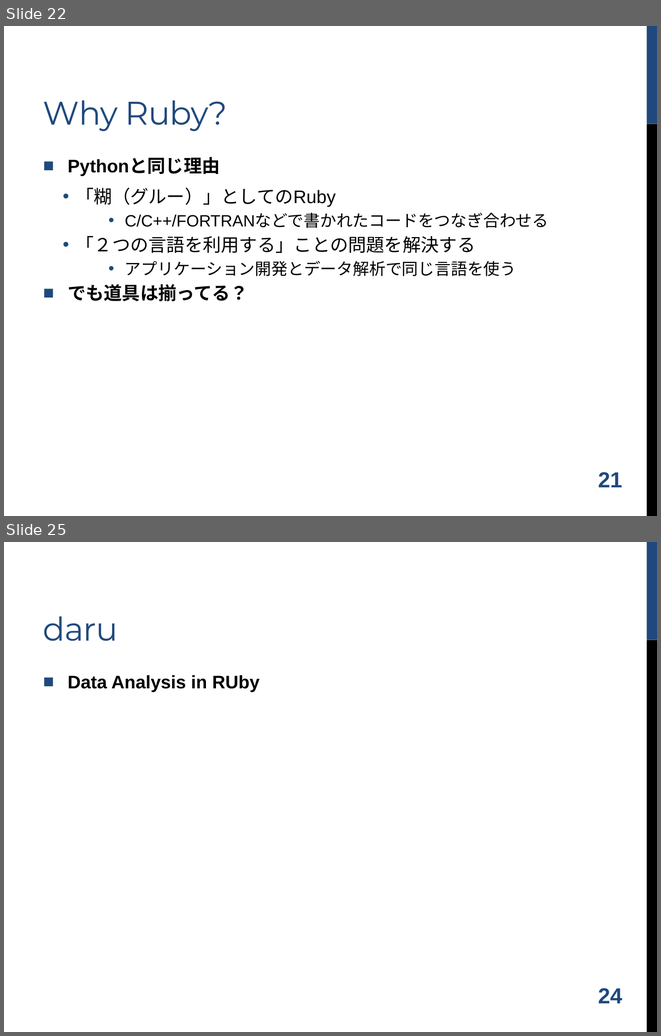
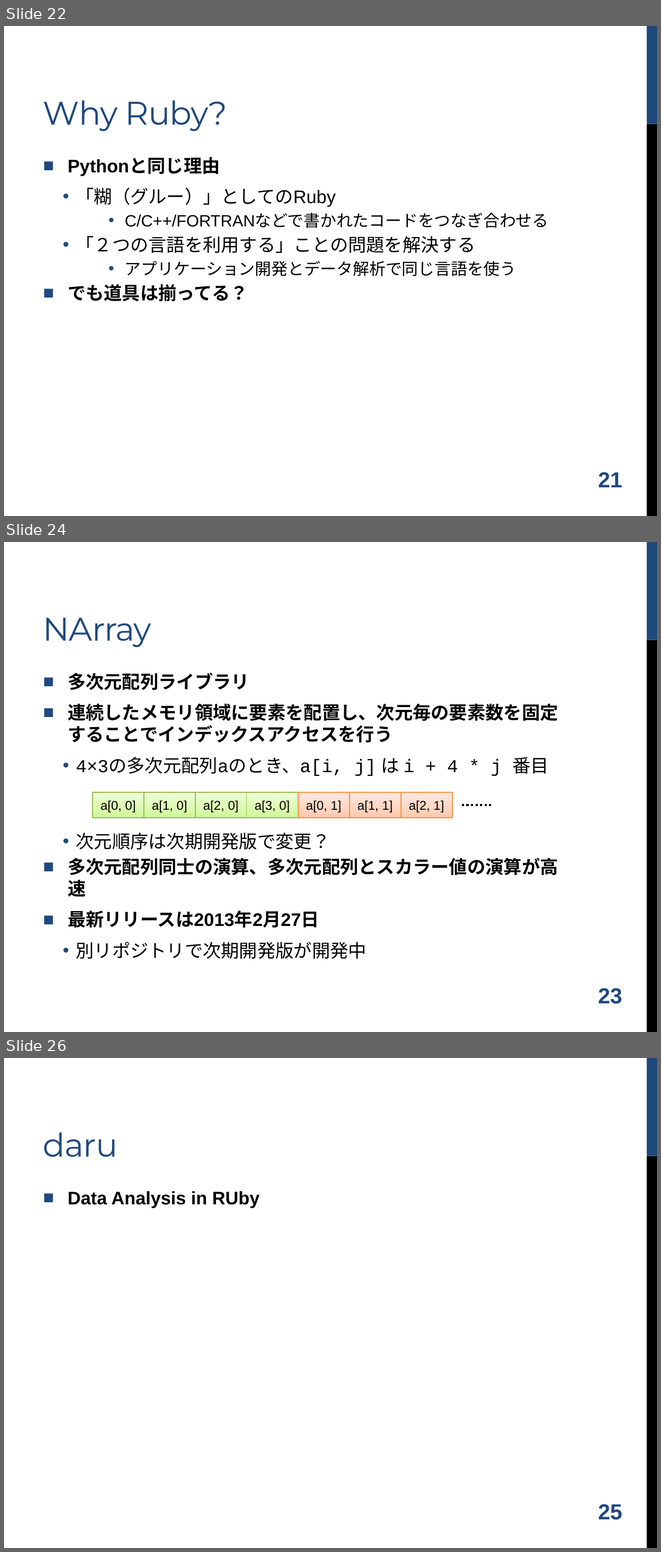
Before and after one commit to shugo/DCW2016, a slide deck: ruby_data_analysis.pptx. Shown one above the other, each under a label of ours: slides 22 and 25 before the commit, slides 22, 24 and 26 after it; the slides between them are not shown. The pictures are 661x1036 and 661x1552 pixels, drawn with LibreOffice and Linux fonts; fonts in the diff are those of the drawing; background and template pictures are left out. Boxes give left, top, right and bottom in pixels: in the first picture for what was removed or moved away, otherwise in the second. Text is boxed around its words. In the diff, an @@ line names an element or a change of style, - is before the commit and + after.

```diff
--- a/ruby_data_analysis.pptx
+++ b/ruby_data_analysis.pptx
@@ slide 24 added at (x1=4, y1=542, x2=657, y2=1032), background #FFFFFF; not listed: 2 template elements that a slide beside it also shows @@
@@ title added at (x1=43, y1=618, x2=151, y2=647), 36 pt, text #1F497D @@
+NArray
@@ text added at (x1=68, y1=672, x2=558, y2=959), 20 pt, text #000000, bold @@
+■ 多次元配列ライブラリ
+■ 連続したメモリ領域に要素を配置し、次元毎の要素数を固定することでインデックスアクセスを行う
+  • 4×3の多次元配列aのとき、a[i, j] は i + 4 * j 番目
+  • 次元順序は次期開発版で変更？
+■ 多次元配列同士の演算、多次元配列とスカラー値の演算が高速
+■ 最新リリースは2013年2月27日
+  • 別リポジトリで次期開発版が開発中
@@ rectangle added at (x1=93, y1=792, x2=144, y2=818), fill gradient #D0F599 to #DCF9B1 to #EDFDD7, outline #98B955 1 pt, 14 pt, text #000000 @@
+a[0, 0]
@@ rectangle added at (x1=144, y1=792, x2=195, y2=818), fill gradient #D0F599 to #DCF9B1 to #EDFDD7, outline #98B955 1 pt, 14 pt, text #000000 @@
+a[1, 0]
@@ rectangle added at (x1=195, y1=792, x2=247, y2=818), fill gradient #D0F599 to #DCF9B1 to #EDFDD7, outline #98B955 1 pt, 14 pt, text #000000 @@
+a[2, 0]
@@ rectangle added at (x1=247, y1=792, x2=299, y2=818), fill gradient #D0F599 to #DCF9B1 to #EDFDD7, outline #98B955 1 pt, 14 pt, text #000000 @@
+a[3, 0]
@@ rectangle added at (x1=298, y1=792, x2=350, y2=818), fill gradient #FFC7AC to #FFD5C2 to #FFEAE1, outline #F69240 1 pt, 14 pt, text #000000 @@
+a[0, 1]
@@ rectangle added at (x1=350, y1=792, x2=401, y2=818), fill gradient #FFC7AC to #FFD5C2 to #FFEAE1, outline #F69240 1 pt, 14 pt, text #000000 @@
+a[1, 1]
@@ rectangle added at (x1=401, y1=792, x2=452, y2=818), fill gradient #FFC7AC to #FFD5C2 to #FFEAE1, outline #F69240 1 pt, 14 pt, text #000000 @@
+a[2, 1]
@@ line added from (462, 805) to (493, 805), #000000 2.5 pt dashed @@
@@ page number added at (x1=598, y1=988, x2=623, y2=1004), 24 pt, text #1F497D, bold @@
+23
@@ what was slide 25 is now slide 26 @@
@@ page number at (x1=598, y1=1504, x2=623, y2=1520): text changed @@
-24
+25
```
Also in this commit, not shown: 1 slide changed, 1 other slide added, 1 slide removed, 2 other files.
